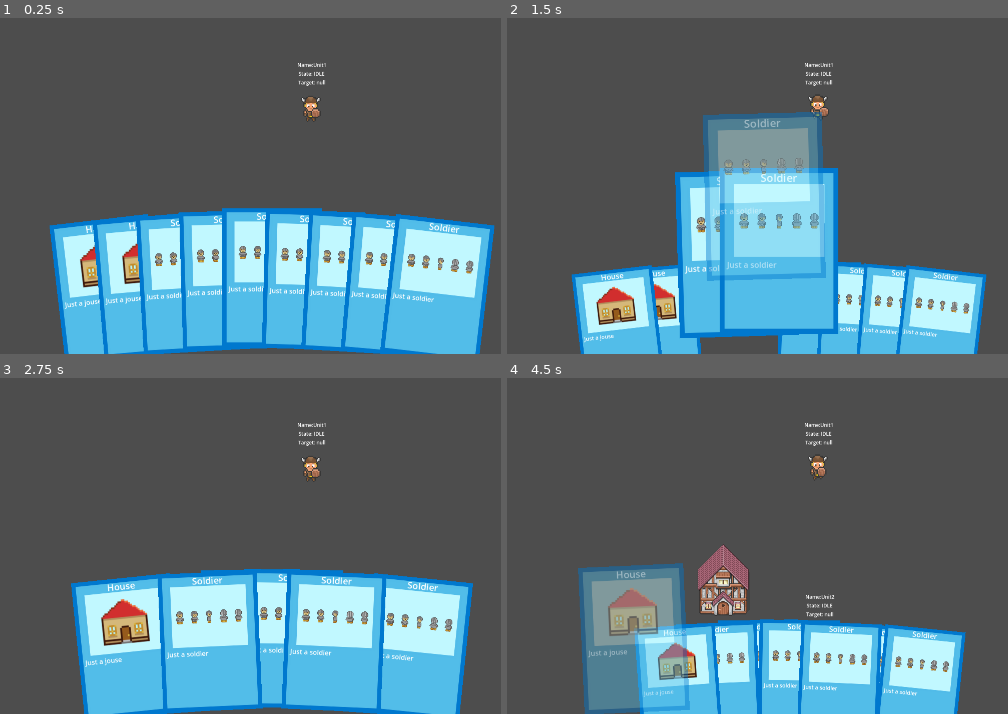
Above: before the commit, frames 1-4 (two rows, left to right).
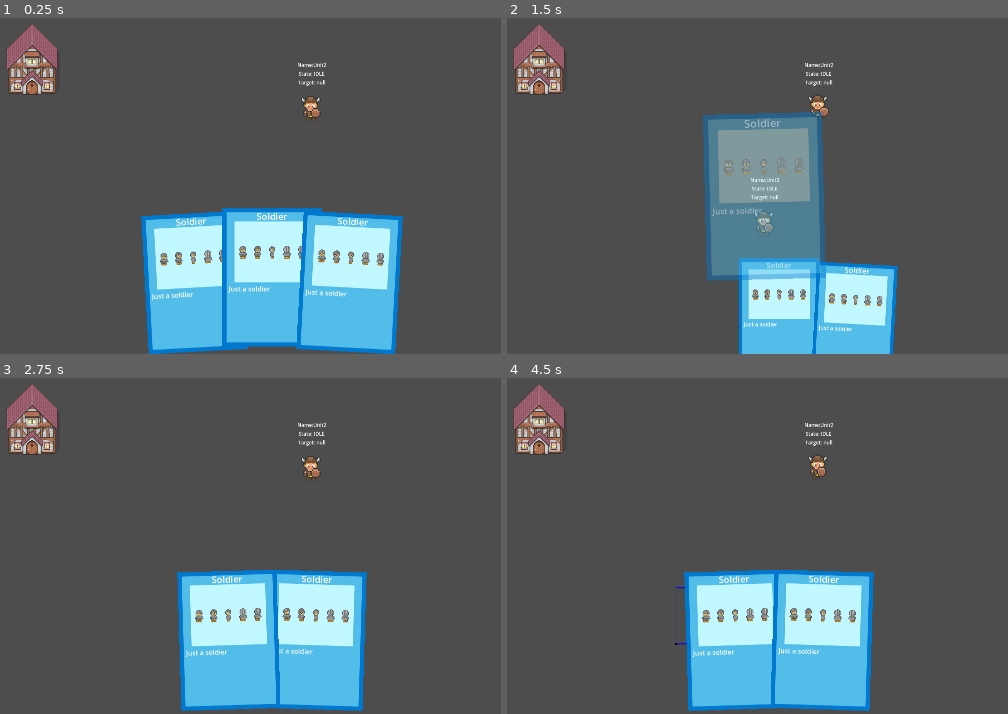
Above: after the commit, the same moments.

Repository: stranker/cardgame
Game: Godot game, scene res://Scenes/test_scene.tscn
Two runs of this game, one before a commit and one after it. Both use one fixed random seed, a clock stepped at 60 frames per second and the inputs below.
Inputs (mouse positions are in pixels of both pictures, inside the frame that each line leads up to):
- Up to frame 1 (0.25 s): no input
- Up to frame 2 (1.5 s): tap Enter at 0.5 s; drag from (817, 108) to (612, 286) at 0.52 s; drag from (737, 280) to (817, 108) at 1.27 s
- Up to frame 3 (2.75 s): move the mouse to (315, 640) at 2.02 s; click (315, 640) at 2.1 s
- Up to frame 4 (4.5 s): tap Space at 2.75 s; drag from (817, 640) to (817, 468) at 2.77 s; drag from (882, 643) to (817, 475) at 3.52 s; drag from (677, 643) to (817, 475) at 4.27 s

The runs differ from the first frame. In frame 1, 21% of the frame differs, in the area x 1-99%, y 1-100%; in frame 2, 27%; in frame 3, 23%; in frame 4, 28%, in the area x 1-92%, y 1-100%.

Commit message:
Fix cards highlighting and building dummy

Diff:
--- a/CardGame/Managers/selection_manager.gd
+++ b/CardGame/Managers/selection_manager.gd
@@ -15,6 +15,8 @@
 
 var interaction_state : InteractionState = InteractionState.OBJECT
 var selection_state : SelectionState = SelectionState.IDLE
+
+var cards_highligthed_queue : Array[Card]
 
 class PointData:
 	var position : Vector2
@@ -109,9 +111,11 @@
 	queue_redraw()
 	pass
 
-func on_card_selected(_card : Card):
+func on_card_selected(card : Card):
 	interaction_state = InteractionState.CARD
 	selection_state = SelectionState.IDLE
+	if cards_highligthed_queue.has(card):
+		cards_highligthed_queue.erase(card)
 	_reset_selection_area()
 	queue_redraw()
 	pass
@@ -131,6 +135,26 @@
 	queue_redraw()
 	pass
 
+func on_card_try_highligthed(card : Card):
+	print_debug("on_card_try_highligthed:", cards_highligthed_queue)
+	if cards_highligthed_queue.has(card): return
+	if card.is_queued_for_deletion(): return
+	if not is_instance_valid(card): return
+	cards_highligthed_queue.append(card)
+	if cards_highligthed_queue.size() == 1:
+		card.highlight()
+	pass
+
+func on_card_unhighligthed(card : Card):
+	print_debug("on_card_unhighligthed:", cards_highligthed_queue)
+	if not cards_highligthed_queue.has(card): return
+	card.unhighlight()
+	cards_highligthed_queue.erase(card)
+	if cards_highligthed_queue.is_empty(): return
+	if is_instance_valid(cards_highligthed_queue.front()):
+		cards_highligthed_queue.front().highlight()
+	pass
+
 func on_select_object(body : PhysicsBody2D):
 	if selection_state == SelectionState.END_SELECT: return
 	body.get_node("SelectableComponent").select()
@@ -167,18 +191,18 @@
 func _process_point_data_on_objects(data : PointData):
 	var rand_radius = selected_objects.size() * 10
 	var angles_degrees = 360.0 / selected_objects.size()
-	print_debug("angles_degrees:", angles_degrees)
+	#print_debug("angles_degrees:", angles_degrees)
 	var accum_degrees = 0
 	for object in selected_objects:
 		var new_data : PointData = PointData.new()
 		new_data.object = data.object
 		var new_pos = data.position + Vector2(cos(deg_to_rad(accum_degrees)), sin(deg_to_rad(accum_degrees))) * rand_radius
 		new_data.position = new_pos
-		print_debug(new_data, data)
+		#print_debug(new_data, data)
 		if object.has_method("do_action"):
 			object.do_action(new_data, false)
 		accum_degrees += angles_degrees
-		print_debug("accum_degrees:", accum_degrees)
+		#print_debug("accum_degrees:", accum_degrees)
 	pass
 
 func on_map_event(event : InputEventMouse):
--- a/CardGame/Objects/Buildings/building.gd
+++ b/CardGame/Objects/Buildings/building.gd
@@ -5,16 +5,24 @@
 @export var is_enemy : bool = false
 @onready var health_component : HealthComponent = $HealthComponent
 @onready var select_component : SelectableComponent = $SelectableComponent
+@onready var visual_component : VisualComponent = $VisualComponent
+@onready var construct_component : ConstructComponent = $ConstructComponent
 @export var health : float = 10
 @export var max_health : float = 10
+@export var is_dummy : bool = false
+
 
 signal destroy(building)
 
 func _ready():
 	health_component.init(health,max_health)
 	health_component.dead.connect(on_health_dead)
+	health_component.hit.connect(on_health_hit)
 	select_component.selected.connect(on_building_selected)
 	select_component.deselected.connect(on_building_deselected)
+	if is_dummy:
+		construct_component.construct()
+		health_component.destructible = false
 	pass
 
 func take_damage(amount : float):
@@ -36,3 +44,7 @@
 func on_building_deselected():
 	health_component.object_select_update(false)
 	pass # Replace with function body.
+
+func on_health_hit():
+	visual_component.hit()
+	pass
--- a/CardGame/Objects/Buildings/building.tscn
+++ b/CardGame/Objects/Buildings/building.tscn
@@ -78,7 +78,7 @@
 
 [node name="Sprite2D" type="Sprite2D" parent="VisualComponent"]
 texture_filter = 1
-position = Vector2(0, 56)
+position = Vector2(0, 64)
 scale = Vector2(0.4, 0.4)
 texture = ExtResource("3_vfced")
 offset = Vector2(2.5, -187.5)
--- a/CardGame/Objects/Cards/card.gd
+++ b/CardGame/Objects/Cards/card.gd
@@ -9,7 +9,7 @@
 var initial_position : Vector2
 var mid_position : Vector2
 var rotation_factor : float = 0
-var is_highligthed : bool = false
+var is_highlighted : bool = false
 
 enum MovementState { IDLE, DRAG }
 enum PickState { DISABLED, ENABLED }
@@ -23,12 +23,16 @@
 
 signal card_picked(card)
 signal card_dropped(card)
-signal card_highlighted(card)
+signal card_try_highlighted(card)
+signal card_unhighlighted(card)
+signal card_highligthed(card)
 
 func _ready():
 	mid_position = Vector2(get_viewport_rect().size.x * 0.5, global_position.y)
 	card_picked.connect(SelectionManager.on_card_selected)
 	card_dropped.connect(SelectionManager.on_card_deselected)
+	card_try_highlighted.connect(SelectionManager.on_card_try_highligthed)
+	card_unhighlighted.connect(SelectionManager.on_card_unhighligthed)
 	card_picked.connect(ConstructManager.on_card_picked)
 	card_dropped.connect(ConstructManager.on_card_dropped)
 	pass
@@ -82,23 +86,27 @@
 
 
 func _on_interact_mouse_entered():
-	if pick_state == PickState.DISABLED or is_highligthed: return
-	is_highligthed = true
-	anim.play("Highlighted")
-	card_highlighted.emit(self)
+	if pick_state == PickState.DISABLED: return
+	card_try_highlighted.emit(self)
 	pass # Replace with function body.
 
 
 func _on_interact_mouse_exited():
 	if pick_state == PickState.DISABLED: return
-	unhighlight()
-	is_highligthed = false
+	card_unhighlighted.emit(self)
 	pass # Replace with function body.
 
+func unhighlight():
+	if not is_highlighted: return
+	is_highlighted = false
+	anim.play_backwards("Highlighted")
+	pass
 
-func unhighlight():
-	if not is_highligthed: return
-	anim.play_backwards("Highlighted")
+func highlight():
+	if is_highlighted: return
+	is_highlighted = true
+	card_highligthed.emit(self)
+	anim.play("Highlighted")
 	pass
 
 func _on_interact_input_event(viewport, event, shape_idx):
--- a/CardGame/Objects/Cards/card.tscn
+++ b/CardGame/Objects/Cards/card.tscn
@@ -136,6 +136,7 @@
 offset_bottom = 8.0
 grow_horizontal = 2
 grow_vertical = 2
+mouse_filter = 2
 texture = ExtResource("3_qogqq")
 expand_mode = 1
 stretch_mode = 5
@@ -169,6 +170,7 @@
 label_settings = SubResource("LabelSettings_fakbd")
 
 [node name="Interact" type="Area2D" parent="Background"]
+collision_mask = 0
 
 [node name="CollisionShape2D" type="CollisionShape2D" parent="Background/Interact"]
 shape = SubResource("RectangleShape2D_o7baq")
--- a/CardGame/Objects/Components/navigation_component.tscn
+++ b/CardGame/Objects/Components/navigation_component.tscn
@@ -28,22 +28,22 @@
 collision_mask = 4
 
 [node name="Left" type="RayCast2D" parent="RaycastPivot"]
-rotation = -1.309
+rotation = -0.785397
+target_position = Vector2(100, 0)
+collision_mask = 4
+
+[node name="Right" type="RayCast2D" parent="RaycastPivot"]
+rotation = 0.785397
 target_position = Vector2(100, 0)
 collision_mask = 4
 
 [node name="LeftBack" type="RayCast2D" parent="RaycastPivot"]
-rotation = -2.35619
-target_position = Vector2(100, 0)
-collision_mask = 4
-
-[node name="Right" type="RayCast2D" parent="RaycastPivot"]
-rotation = 1.309
+rotation = -1.57079
 target_position = Vector2(100, 0)
 collision_mask = 4
 
 [node name="RightBack" type="RayCast2D" parent="RaycastPivot"]
-rotation = 2.35619
+rotation = 1.57079
 target_position = Vector2(100, 0)
 collision_mask = 4
 
--- a/CardGame/Objects/card_holder.gd
+++ b/CardGame/Objects/card_holder.gd
@@ -17,12 +17,12 @@
 	global_position.x = half_screen_center.x
 	var unit = load("res://Objects/Cards/unit_data.tres")
 	var house = load("res://Objects/Cards/house_data.tres")
-	_create_card(house)
-	_create_card(house)
-	_create_card(unit)
-	_create_card(unit)
-	_create_card(unit)
-	_create_card(unit)
+	#_create_card(house)
+	#_create_card(house)
+	#_create_card(unit)
+	#_create_card(unit)
+	#_create_card(unit)
+	#_create_card(unit)
 	_create_card(unit)
 	_create_card(unit)
 	_create_card(unit)
@@ -32,7 +32,7 @@
 	var card : Card = card_scene.instantiate() as Card
 	card.card_picked.connect(_on_card_picked)
 	card.card_dropped.connect(_on_card_dropped)
-	card.card_highlighted.connect(_on_card_highlighted)
+	card.card_highligthed.connect(_on_card_highligted)
 	cards_parent.add_child(card)
 	cards.append(card)
 	card.set_data(data)
@@ -63,13 +63,6 @@
 			hand_card.enable()
 	pass
 
-func _on_card_highlighted(card : Card):
-	for hand_card in cards:
-		if card != hand_card:
-			hand_card.unhighlight()
-	cards_parent.move_child(card, cards_parent.get_child_count() - 1)
-	pass
-
 func on_construct_failed(card : Card):
 	card.reset()
 	for hand_card in cards:
@@ -84,3 +77,7 @@
 	card.queue_free()
 	_arrange_cards()
 	pass
+
+func _on_card_highligted(card : Card):
+	cards_parent.move_child(card, cards_parent.get_child_count() - 1)
+	pass
--- a/CardGame/Scenes/test_scene.tscn
+++ b/CardGame/Scenes/test_scene.tscn
@@ -1,8 +1,9 @@
-[gd_scene load_steps=5 format=3 uid="uid://dvb1a2n1km56e"]
+[gd_scene load_steps=6 format=3 uid="uid://dvb1a2n1km56e"]
 
 [ext_resource type="PackedScene" uid="uid://inamvh6wypre" path="res://Objects/card_holder.tscn" id="1_jijr5"]
 [ext_resource type="Script" path="res://Scenes/Map.gd" id="1_xlx38"]
 [ext_resource type="PackedScene" uid="uid://cqgw352wklrr4" path="res://Objects/Units/unit.tscn" id="2_kubd6"]
+[ext_resource type="PackedScene" uid="uid://cwp7jntte1nfm" path="res://Objects/Buildings/building.tscn" id="3_bx24u"]
 
 [sub_resource type="NavigationPolygon" id="NavigationPolygon_2i3st"]
 vertices = PackedVector2Array(1910, 1078, 18, 1078, 10, 9, 1925, -5)
@@ -22,5 +23,10 @@
 is_enemy = true
 is_dummy = true
 
+[node name="Building" parent="Map" instance=ExtResource("3_bx24u")]
+position = Vector2(384, 384)
+is_enemy = true
+is_dummy = true
+
 [node name="CardHolder" parent="." instance=ExtResource("1_jijr5")]
 position = Vector2(960, 896)
